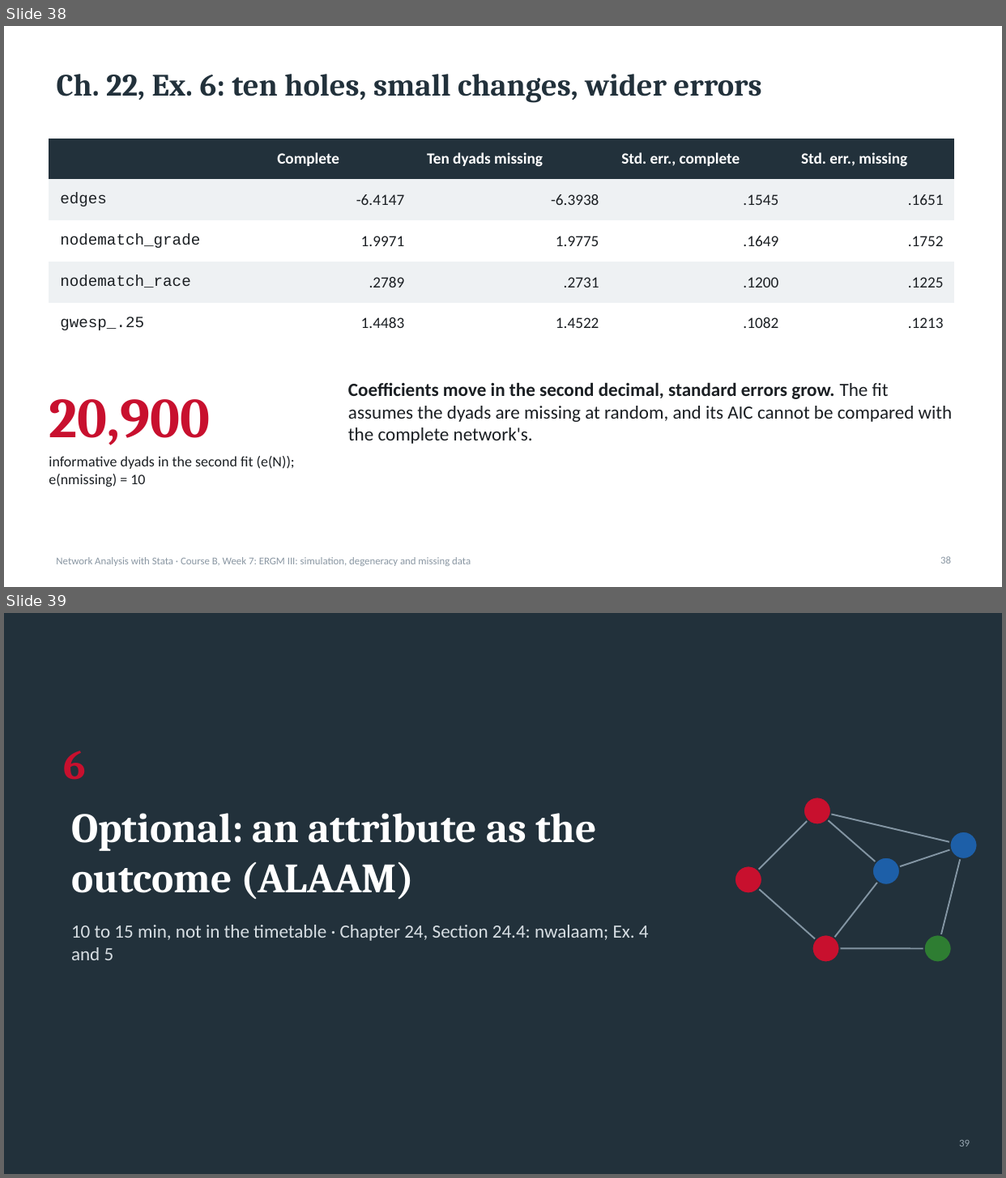
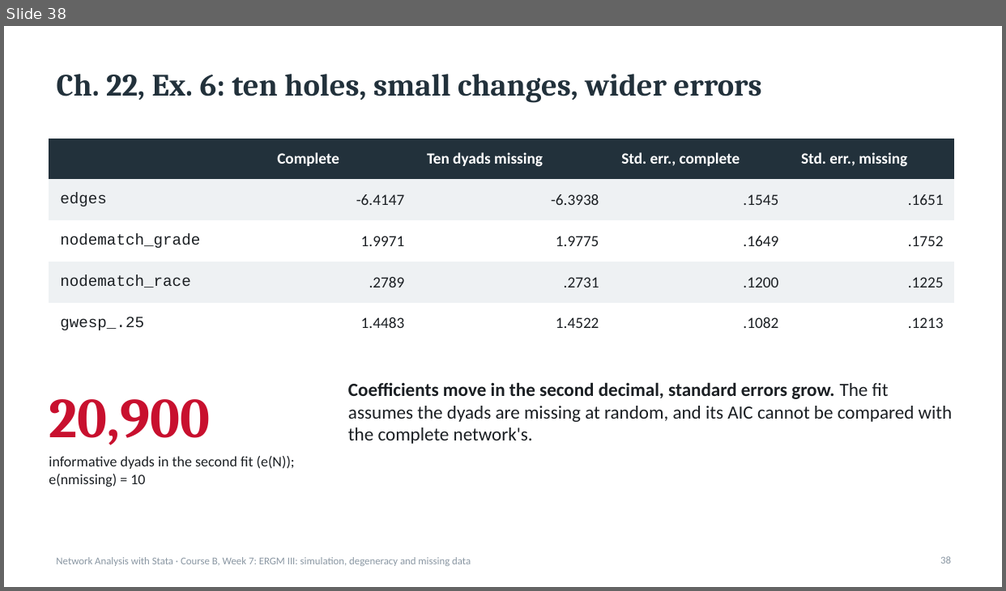
Before and after one commit to thomas-u-grund/nwcommands, a slide deck: website/book/teaching/slides/courseB_week07_ergm3_simulation_degeneracy.pptx. Shown one above the other, each under a label of ours: slides 38 and 39 before the commit, slide 38 after it. The pictures are 1006x1178 and 1006x591 pixels, drawn with LibreOffice and Linux fonts; fonts in the diff are those of the drawing. Boxes give left, top, right and bottom in pixels: in the first picture for what was removed or moved away, otherwise in the second. Text is boxed around its words. In the diff, an @@ line names an element or a change of style, - is before the commit and + after.

```diff
--- a/website/book/teaching/slides/courseB_week07_ergm3_simulation_degeneracy.pptx
+++ b/website/book/teaching/slides/courseB_week07_ergm3_simulation_degeneracy.pptx
@@ slide 39 removed at [4, 613, 1002, 1174], background #22313B @@
@@ text removed at [64, 751, 87, 780] @@
-6
@@ ellipse removed at [803, 797, 831, 825] @@
@@ title removed at [71, 813, 597, 900] @@
-Optional: an attribute as the outcome (ALAAM)
@@ line removed from (749, 879) to (818, 811) @@
@@ line removed from (818, 811) to (887, 871) @@
@@ line removed from (818, 811) to (964, 845) @@
@@ line removed from (887, 871) to (964, 845) @@
@@ line removed from (938, 949) to (964, 845) @@
@@ ellipse removed at [950, 832, 978, 859] @@
@@ ellipse removed at [735, 866, 762, 894] @@
@@ line removed from (749, 879) to (826, 949) @@
@@ line removed from (826, 949) to (887, 871) @@
@@ ellipse removed at [872, 858, 900, 885] @@
@@ text removed at [71, 925, 649, 960] @@
-10 to 15 min, not in the timetable · Chapter 24, Section 24.4: nwalaam; Ex. 4 and 5
@@ ellipse removed at [812, 935, 840, 963] @@
@@ line removed from (826, 949) to (938, 949) @@
@@ ellipse removed at [924, 935, 952, 963] @@
@@ page number removed at [959, 1140, 970, 1147] @@
-39
```
Also in this commit, not shown: 4 slides changed, 2 other slides removed, 1 other file.
